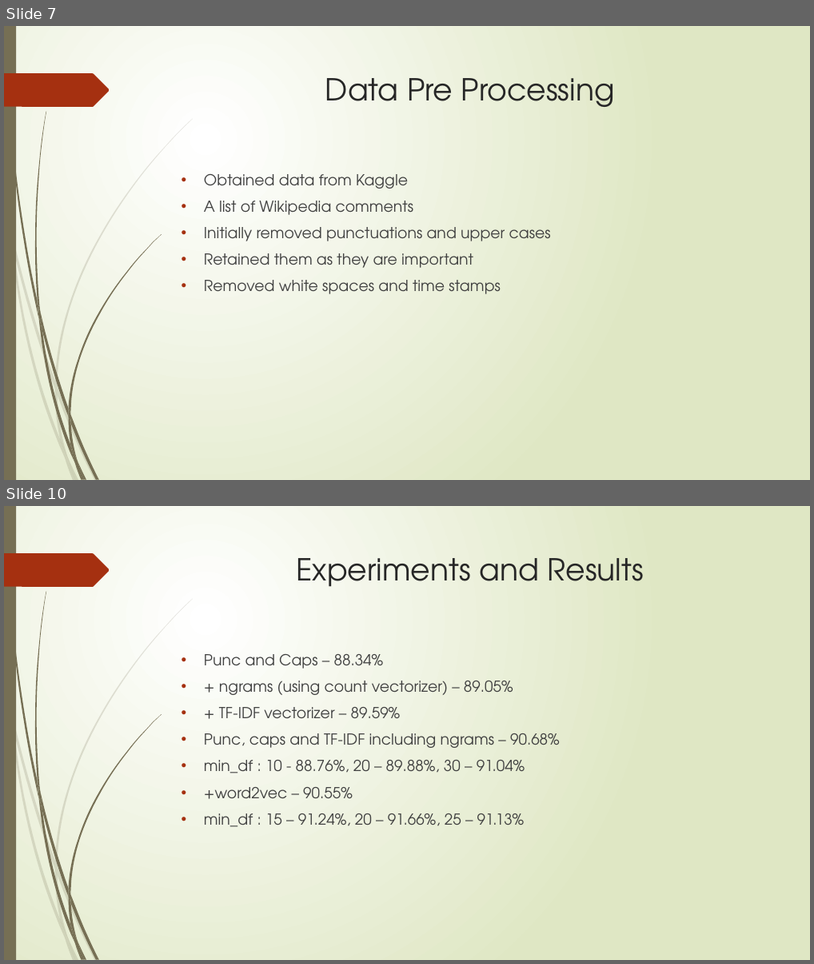
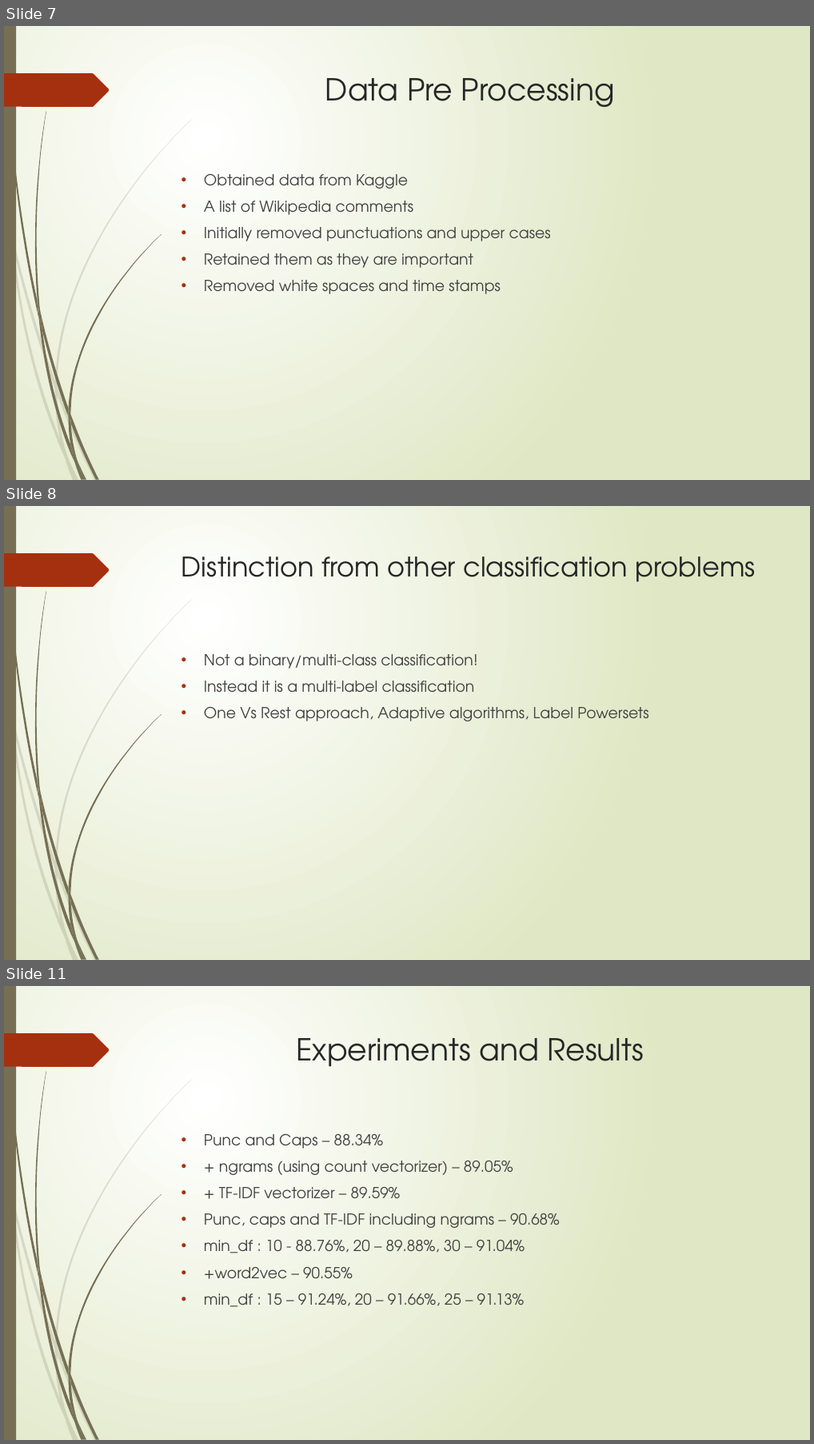
Before and after one commit to AdityaSridhar/ToxicCommentsClassifier, a slide deck: NLP_Project_Presentation.pptx. Shown one above the other, each under a label of ours: slides 7 and 10 before the commit, slides 7, 8 and 11 after it; the slides between them are not shown. The pictures are 814x964 and 814x1444 pixels, drawn with LibreOffice and Linux fonts; fonts in the diff are those of the drawing. Boxes give left, top, right and bottom in pixels: in the first picture for what was removed or moved away, otherwise in the second. Text is boxed around its words. In the diff, an @@ line names an element or a change of style, - is before the commit and + after.

```diff
--- a/NLP_Project_Presentation.pptx
+++ b/NLP_Project_Presentation.pptx
@@ slide 8 added at bbox=[4, 506, 810, 960], background gradient #FFFFFF to #DFE8C4; not listed: 24 template elements that a slide beside it also shows @@
@@ title added at bbox=[182, 556, 756, 582], 32 pt, text #262626 @@
+Distinction from other classification problems
@@ text added at bbox=[204, 654, 649, 721], 18 pt, text #404040 @@
+• Not a binary/multi-class classification!
+• Instead it is a multi-label classification
+• One Vs Rest approach, Adaptive algorithms, Label Powersets
@@ what was slide 10 is now slide 11 @@
```
Also in this commit, not shown: 2 slides changed, 3 other slides added, 4 slides removed, 1 other file.
